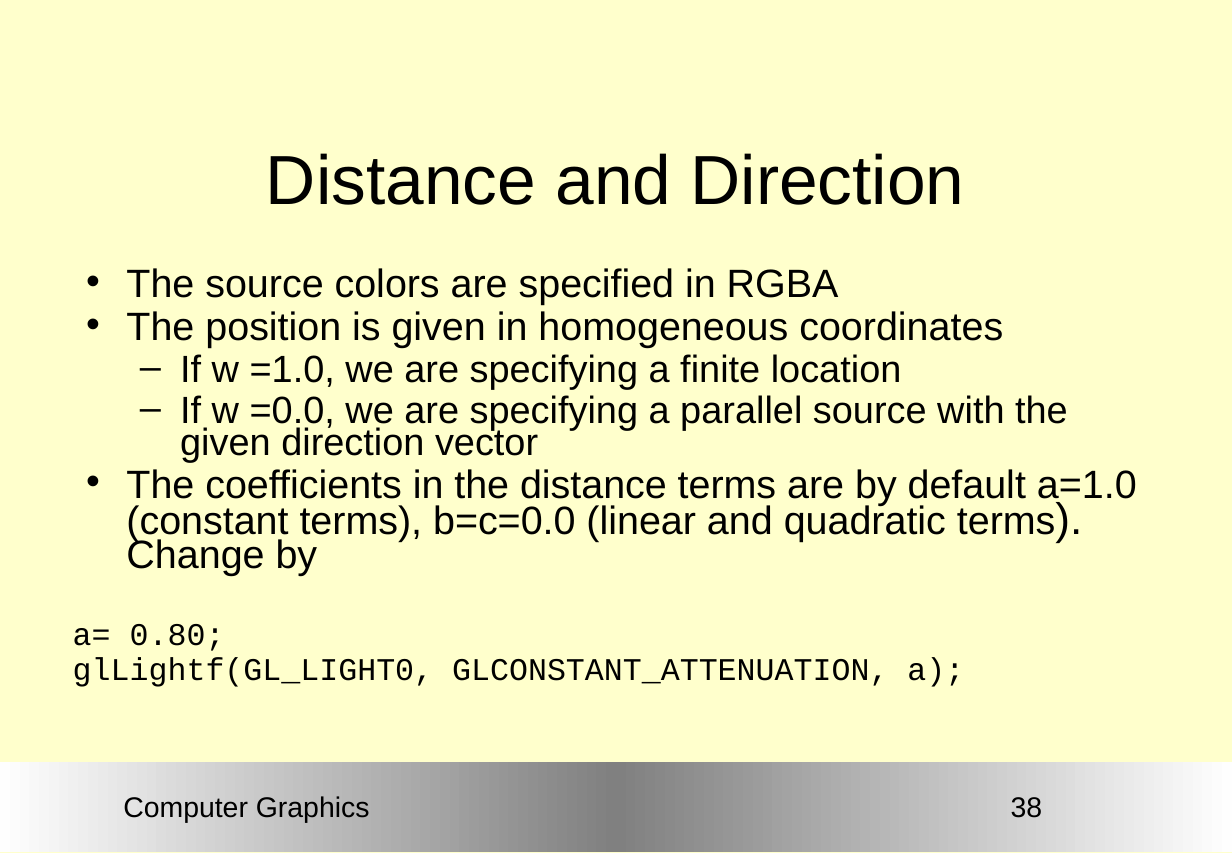
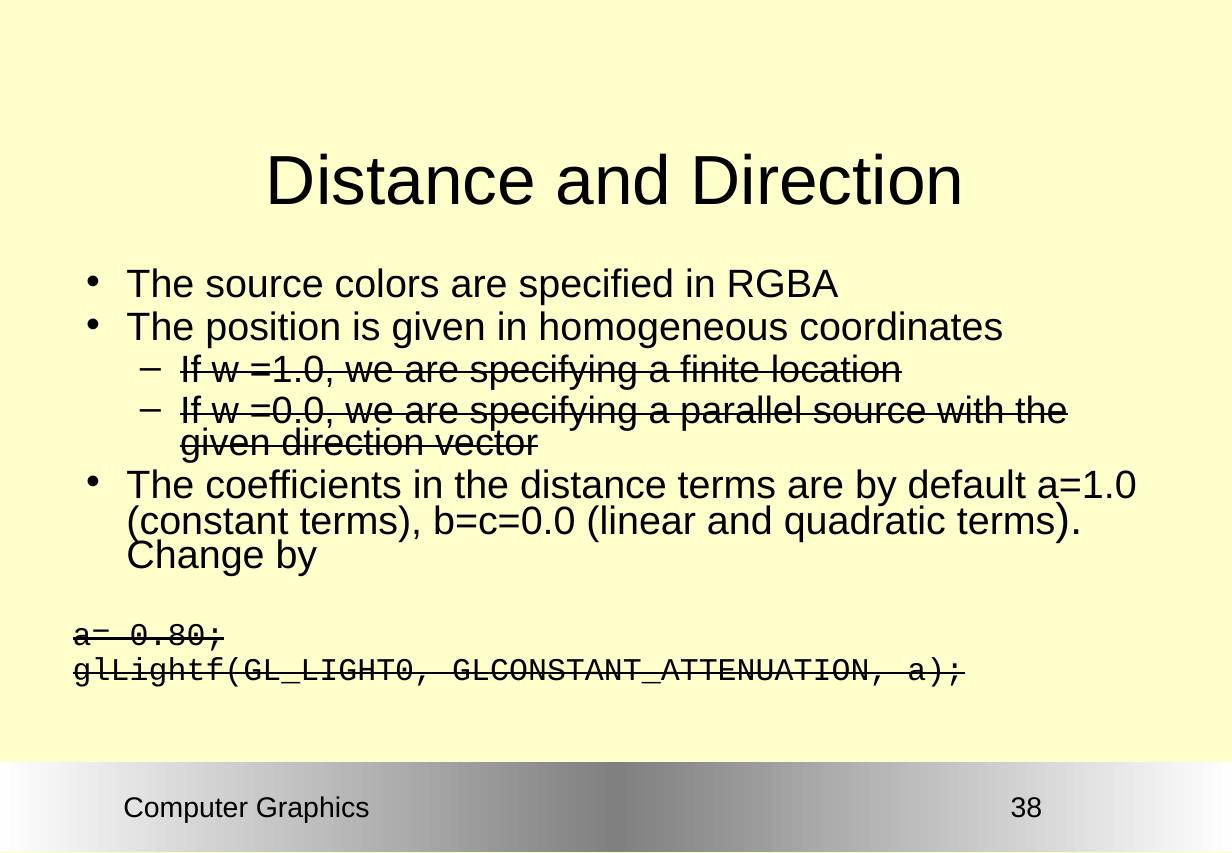
Before and after one commit to Nico420/cours-newcastle, a slide deck: slide 38 of Graphics/ComputerGraphics13.ppt. Drawn at 1232x853 pixels with LibreOffice and Linux fonts; fonts in the diff are those of the drawing; background and template pictures are left out. Boxes give left, top, right and bottom in pixels: in the first picture for what was removed or moved away, otherwise in the second. Text is boxed around its words. In the diff, an @@ line names an element or a change of style, - is before the commit and + after.

```diff
--- a/Graphics/ComputerGraphics13.ppt
+++ b/Graphics/ComputerGraphics13.ppt
@@ text at box(73, 354, 1068, 687): strikethrough on in "If w =1.0, we are specifying a ...", "If w =0.0, we are specifying a ...", "a= 0.80;", "glLightf(GL_LIGHT0, GLCONSTANT_ATTENUATION, a);" @@
```
Also in this commit, not shown: 30 other slides changed, 29 other files.
